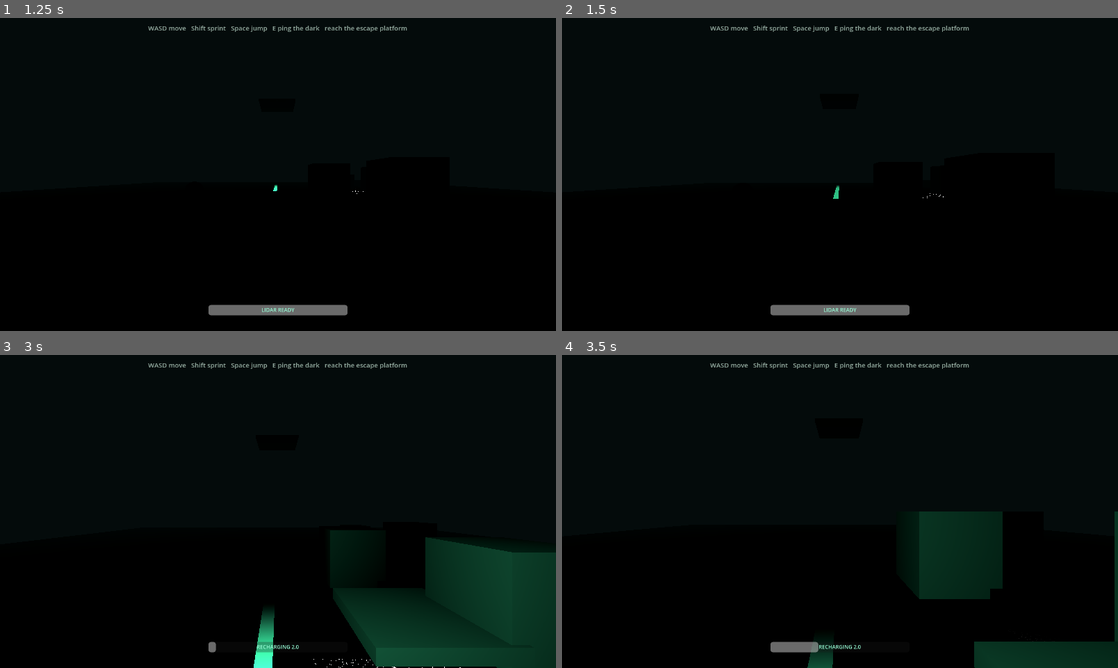
Above: before the commit, frames 1-4 (two rows, left to right).
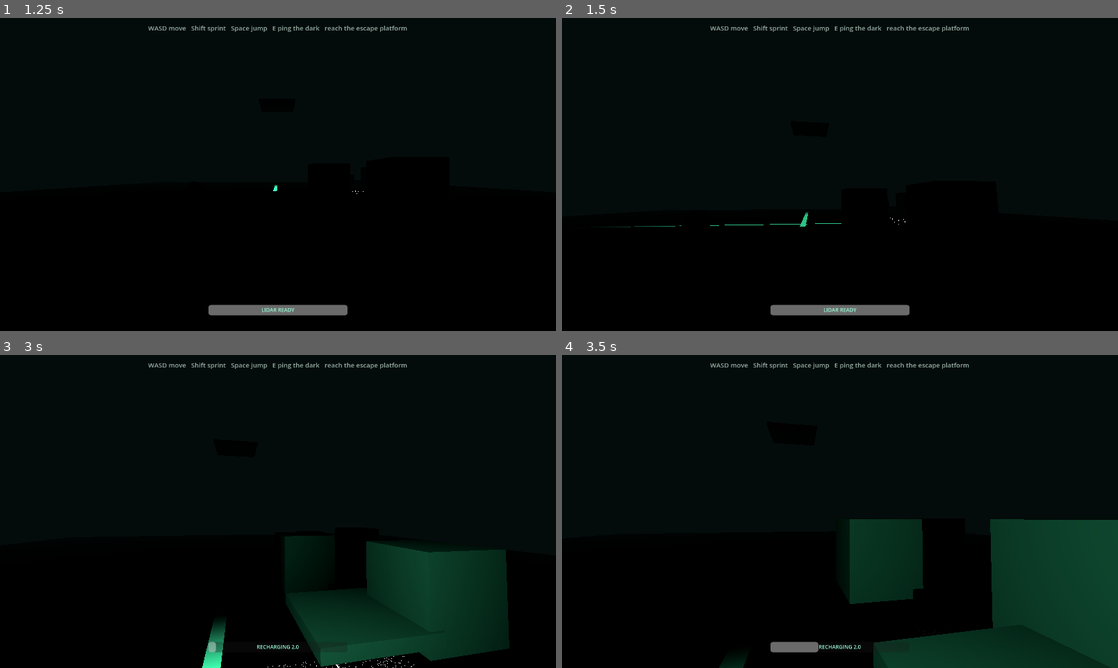
Above: after the commit, the same moments.

Repository: eliasz-git/lumen-null
Game: Godot game, scene res://scenes/title_screen.tscn
Same seed, same stepped clock (60 frames per second), same inputs: the game is played once before the commit and once after it.
Inputs (mouse positions are in pixels of both pictures, inside the frame that each line leads up to):
- Up to frame 1 (1.25 s): click "Start" at 0.5 s
- Up to frame 2 (1.5 s): tap Enter at 1.25 s; move the mouse to (867, 174) at 1.27 s; hold W (move_forward) from 1.28 s (still down); hold Shift (sprint) from 1.28 s (still down)
- Up to frame 3 (3 s): keep holding W (move_forward); tap Space (jump) at 1.52, 2.27, 2.75 s; move the mouse to (250, 511) at 2.02 s; release Shift (sprint) at 2.03 s; tap R at 2.1 s; move the mouse to (289, 505) at 2.77 s; tap E at 2.85 s
- Up to frame 4 (3.5 s): keep holding W (move_forward)

Frame 1 is identical in both runs. In frame 2, 0.1% of the frame differs, in the area x 7-69%, y 53-67%; in frame 3, 10%; in frame 4, 17%, in the area x 28-100%, y 50-100%.
Error after the commit: Invalid call. Nonexistent function 'accept' in base 'InputEventMouseMotion'. (res://scripts/player.gd:55)

Commit message:
fix: mouse capture in game vs free in menu
- title_screen.gd: set mouse mode VISIBLE on menu (free cursor)
- player.gd: use _input with event.accept() for mouse motion (more reliable than _unhandled_input)
- player.gd: set mouse mode CAPTURED in _ready() and on every mouse motion event
- All scripts verified: no errors in headless run

Diff:
--- a/scripts/player.gd
+++ b/scripts/player.gd
@@ -44,15 +44,15 @@
 func _process(delta: float) -> void:
 	if charging:
 		hold_time += delta
-	# Keep mouse captured so camera rotation works.
-	Input.set_mouse_mode(Input.MOUSE_MODE_CAPTURED)
 
 
-func _unhandled_input(event: InputEvent) -> void:
+func _input(event: InputEvent) -> void:
 	if event is InputEventMouseMotion:
+		Input.set_mouse_mode(Input.MOUSE_MODE_CAPTURED)
 		rotate_y(-event.relative.x * mouse_sensitivity)
 		head.rotate_x(-event.relative.y * mouse_sensitivity)
 		head.rotation.x = clampf(head.rotation.x, -1.5, 1.5)
+		event.accept()
 
 	if event is InputEventKey and not event.echo:
 		match event.keycode:
--- a/scripts/title_screen.gd
+++ b/scripts/title_screen.gd
@@ -6,6 +6,7 @@
 
 
 func _ready() -> void:
+	Input.set_mouse_mode(Input.MOUSE_MODE_VISIBLE)
 	start_button.grab_focus()
 	start_button.pressed.connect(_on_start_pressed)
 
